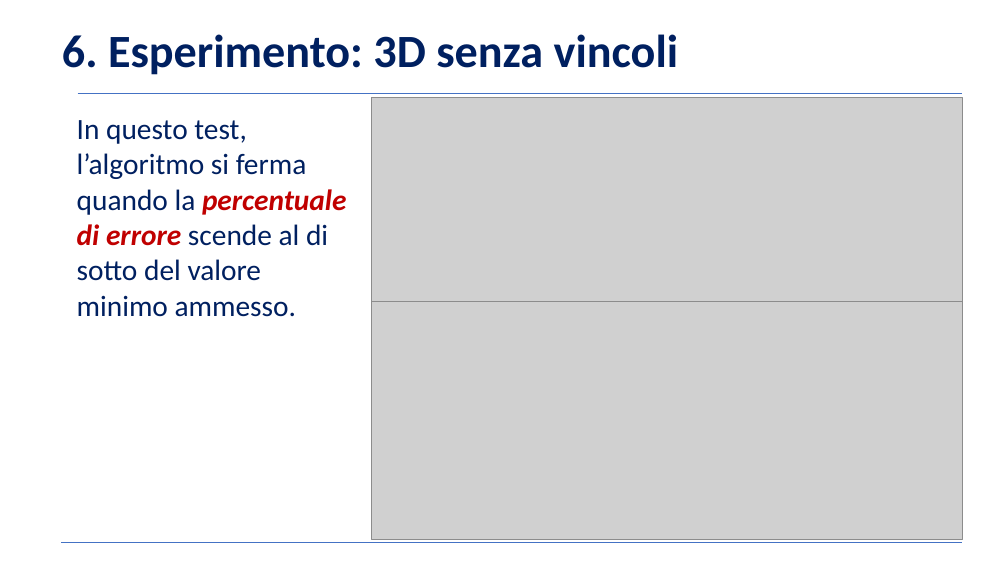
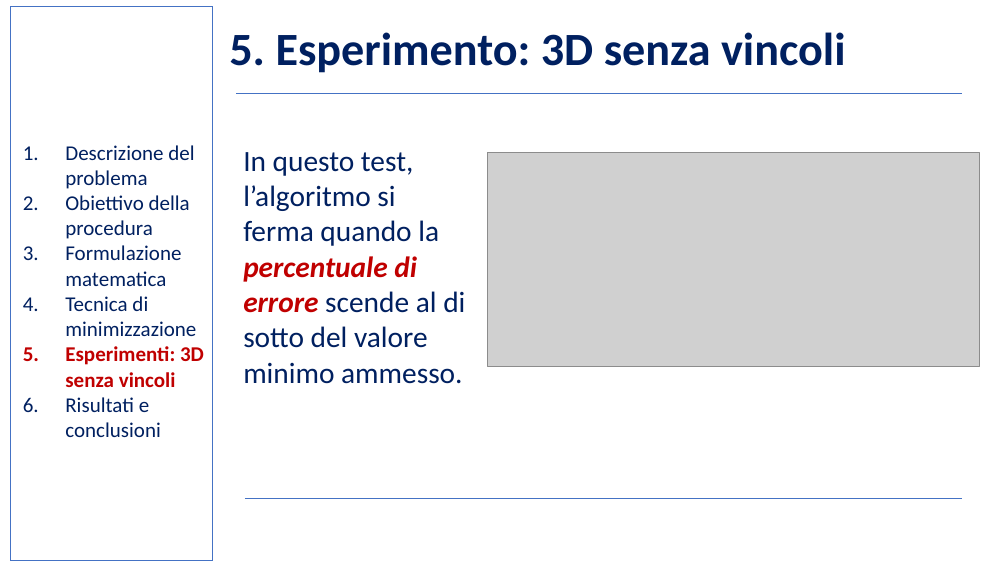
Before and after one commit to BernardoGiordano/NelderMeadMethod, a slide deck: slide 13 of writeup/Slides.pptx. Drawn at 1008x567 pixels with LibreOffice and Linux fonts; fonts in the diff are those of the drawing; grey boxes stand for pictures; background and template pictures are left out. Boxes give left, top, right and bottom in pixels: in the first picture for what was removed or moved away, otherwise in the second. Text is boxed around its words. In the diff, an @@ line names an element or a change of style, - is before the commit and + after.

```diff
--- a/writeup/Slides.pptx
+++ b/writeup/Slides.pptx
@@ rectangle added at box(11, 6, 212, 561), outline #4472C4 1 pt @@
@@ title at box(229, 32, 845, 73): text changed @@
-6. Esperimento: 3D senza vincoli
+5. Esperimento: 3D senza vincoli
@@ line moved from (78, 94) - (963, 94) to (236, 94) - (963, 94) @@
@@ picture removed at box(372, 98, 963, 302) @@
@@ text added at box(65, 145, 204, 437), 20 pt, text #002060 @@
+1. Descrizione del problema
+2. Obiettivo della procedura
+3. Formulazione matematica
+4. Tecnica di minimizzazione
+5. Esperimenti: 3D senza vincoli
+6. Risultati e conclusioni
@@ text "In questo test, l’algoritmo si ..." rewrapped from box(77, 120, 347, 317) to box(243, 152, 465, 384) @@
@@ picture added at box(488, 153, 979, 366) @@
@@ picture removed at box(372, 302, 963, 540) @@
@@ line moved from (61, 542) - (963, 542) to (245, 498) - (963, 498) @@
```
Also in this commit, not shown: 18 other slides changed, 9 other files.
